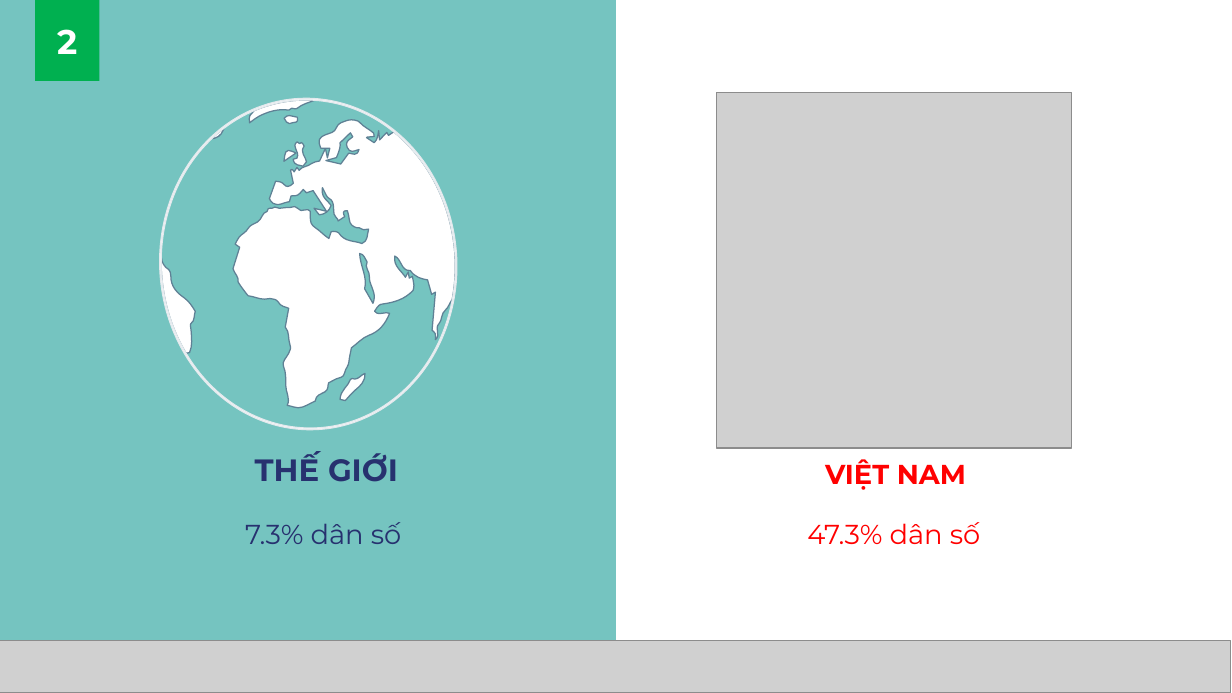
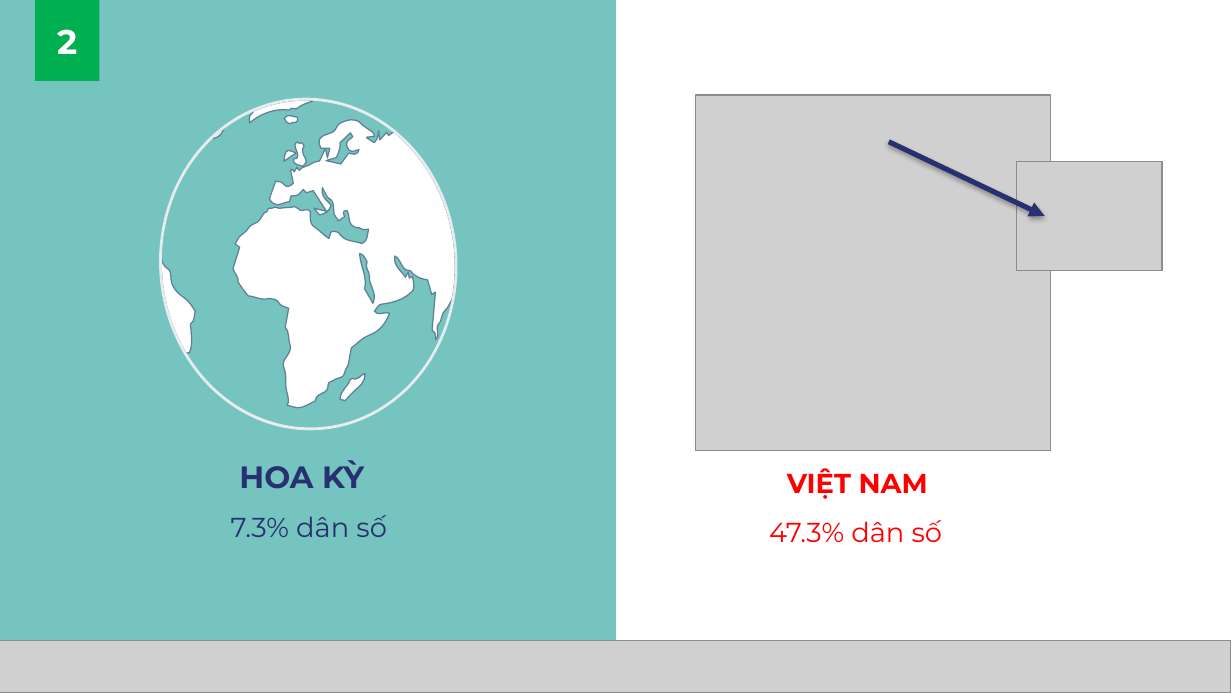
Before and after one commit to MedPocket/HPMUDocs-2021, a slide deck: slide 10 of Nghien-cuu-khoa-hoc/Nhom-4_K39C_Thuyet-trinh-NCKH.pptx (slide 9 before the commit). Drawn at 1232x693 pixels with LibreOffice and Linux fonts; fonts in the diff are those of the drawing; grey boxes stand for pictures; background and template pictures are left out. Boxes give left, top, right and bottom in pixels: in the first picture for what was removed or moved away, otherwise in the second. Text is boxed around its words. In the diff, an @@ line names an element or a change of style, - is before the commit and + after.

```diff
--- a/Nghien-cuu-khoa-hoc/Nhom-4_K39C_Thuyet-trinh-NCKH.pptx
+++ b/Nghien-cuu-khoa-hoc/Nhom-4_K39C_Thuyet-trinh-NCKH.pptx
@@ picture: place and size @@
-picture at box(716, 92, 1071, 447)
+picture at box(695, 95, 1050, 450)
@@ arrow added from (888, 142) to (1045, 216), #27316F 3 pt @@
@@ picture added at box(1016, 161, 1162, 271) @@
@@ title "VIỆT NAM": place and size @@
-title "VIỆT NAM" at box(825, 459, 966, 490)
+title "VIỆT NAM" at box(787, 468, 928, 499)
@@ title at box(239, 460, 364, 489): text changed @@
-THẾ GIỚI
+HOA KỲ
@@ subtitle "7.3% dân số": place and size @@
-subtitle "7.3% dân số" at box(245, 522, 401, 544)
+subtitle "7.3% dân số" at box(231, 515, 386, 537)
@@ subtitle "47.3% dân số": place and size @@
-subtitle "47.3% dân số" at box(807, 522, 980, 544)
+subtitle "47.3% dân số" at box(769, 520, 942, 542)
```
Also in this commit, not shown: 22 other slides changed, 4 slides added, 3 slides removed.
